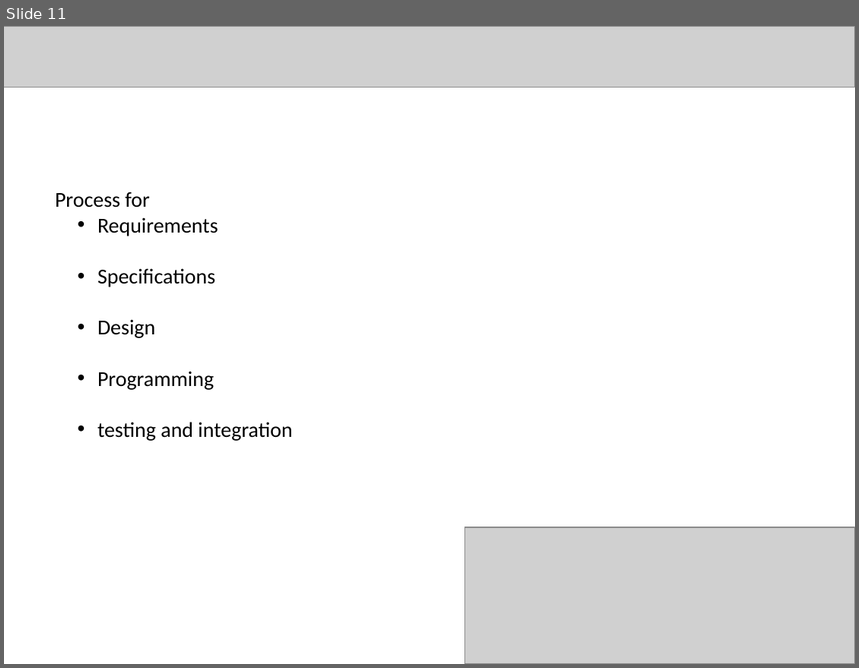
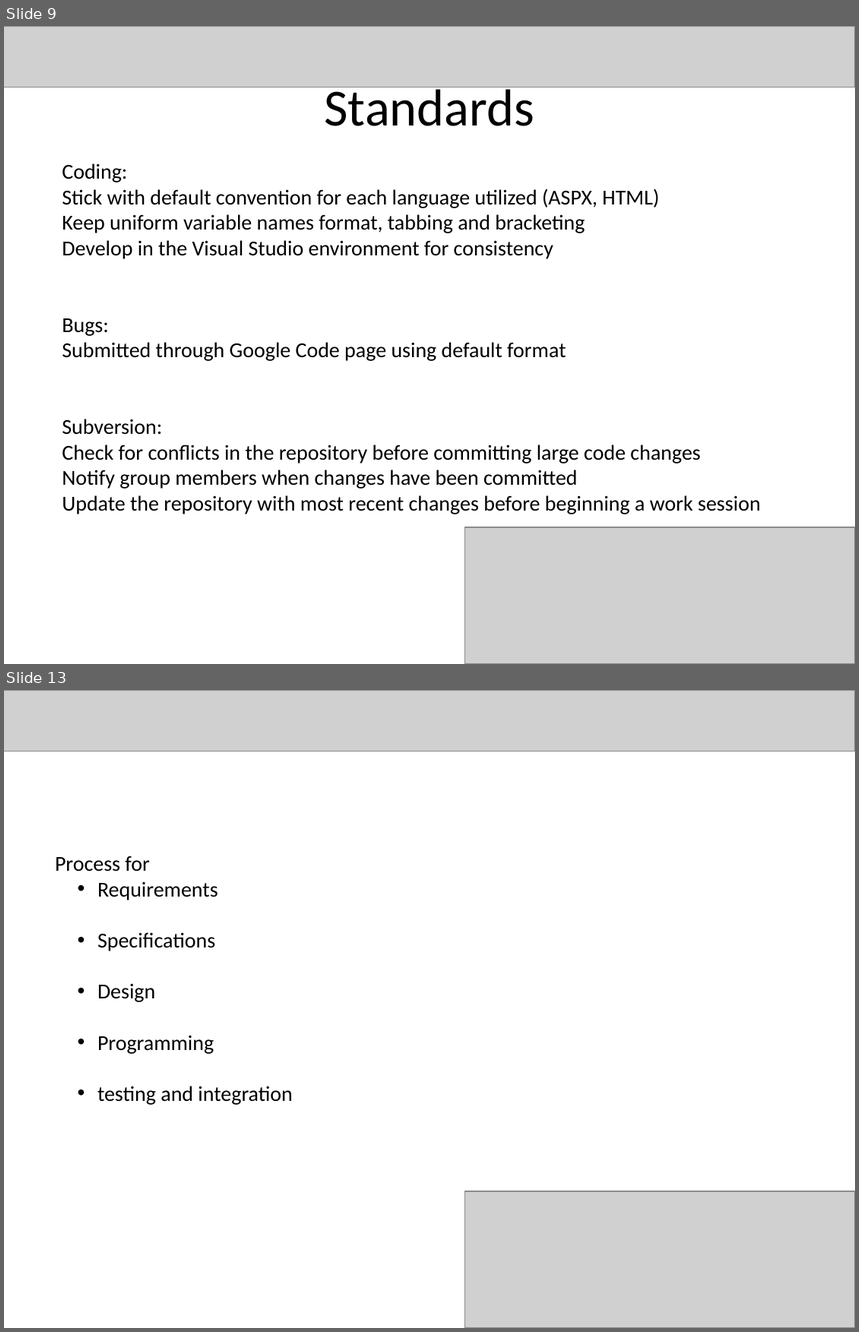
Before and after one commit to bjarratt/csce431-team1, a slide deck: FinalPres.pptx. Shown one above the other, each under a label of ours: slide 11 before the commit, slides 9 and 13 after it; the slides between them are not shown. The pictures are 859x668 and 859x1332 pixels, drawn with LibreOffice and Linux fonts; fonts in the diff are those of the drawing; grey boxes stand for pictures. Boxes give left, top, right and bottom in pixels: in the first picture for what was removed or moved away, otherwise in the second. Text is boxed around its words. In the diff, an @@ line names an element or a change of style, - is before the commit and + after.

```diff
--- a/FinalPres.pptx
+++ b/FinalPres.pptx
@@ slide 9 added at [4,26,855,664], background #FFFFFF @@
@@ picture added at [4,26,855,88] @@
@@ title added at [324,82,534,126], 44 pt, text #000000 @@
+Standards
@@ text added at [62,164,761,515], 18 pt, text #000000 @@
+Coding:
+Stick with default convention for each language utilized (ASPX, HTML)
+Keep uniform variable names format, tabbing and bracketing
+Develop in the Visual Studio environment for consistency
+Bugs:
+Submitted through Google Code page using default format
+Subversion:
+Check for conflicts in the repository before committing large code changes
+Notify group members when changes have been committed
+Update the repository with most recent changes before beginning a work session
@@ picture added at [465,528,855,664] @@
@@ what was slide 11 is now slide 13 @@
```
Also in this commit, not shown: 2 slides changed, 2 other slides added, 1 slide removed.
